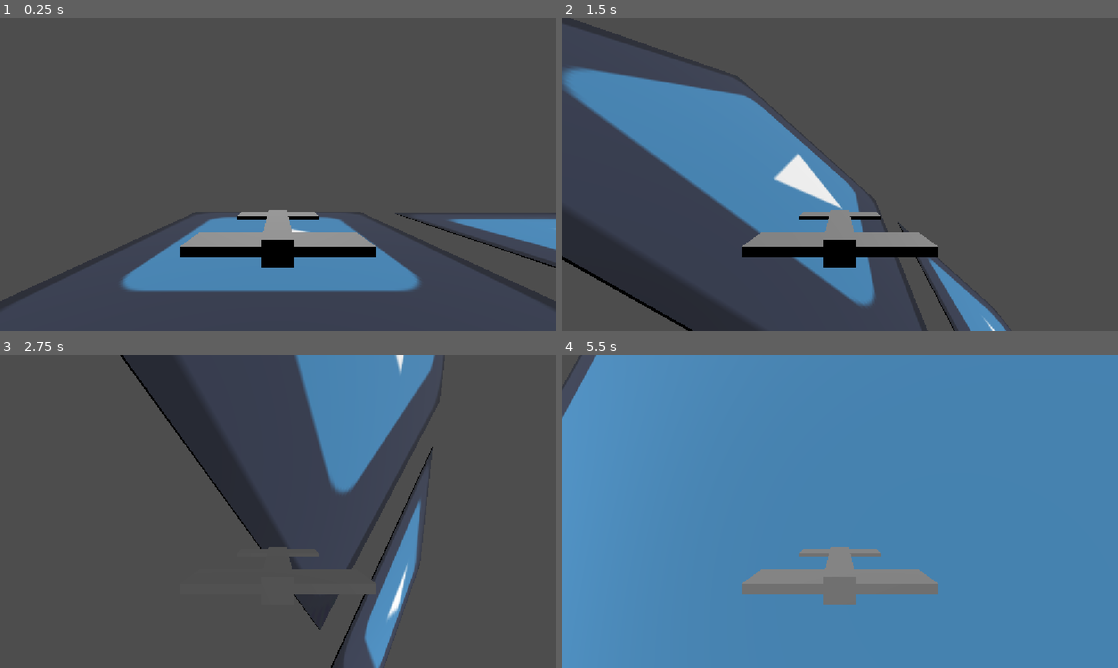
Above: before the commit, frames 1-4 (two rows, left to right).
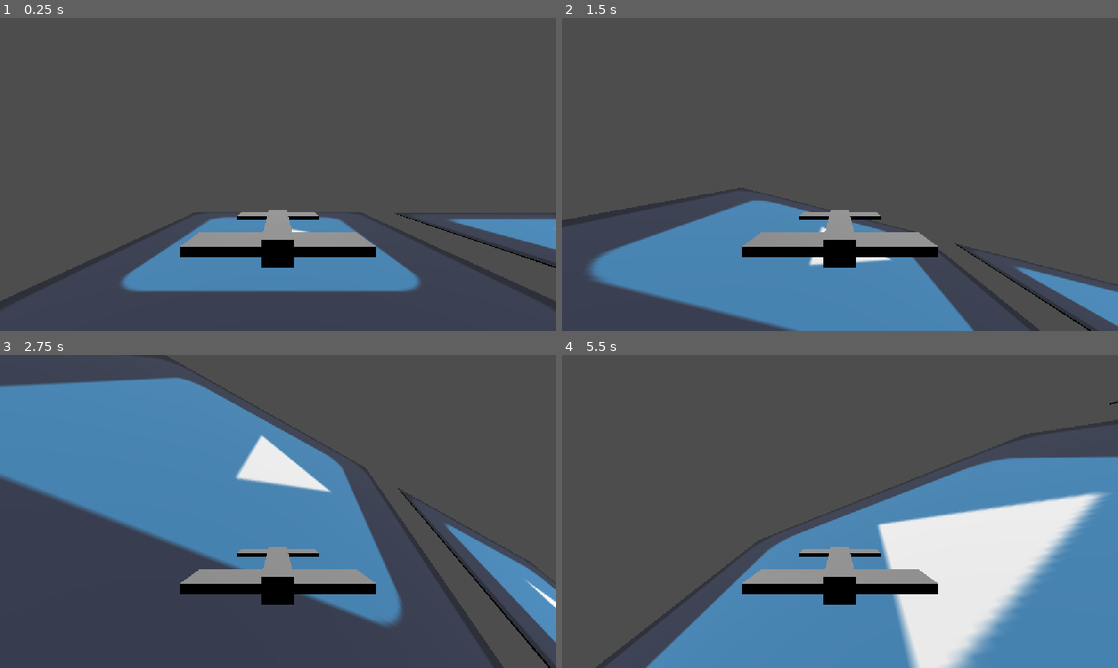
Above: after the commit, the same moments.

Repository: keidukebergman/FunkyDeliveryGame
Game: Godot game, scene res://scene/levels/test.tscn
Same seed, same stepped clock (60 frames per second), same inputs: the game is played once before the commit and once after it. The engine's default icon, where the game draws it, is replaced by a stand-in: a white triangle on a blue panel in a dark square.
Inputs:
- Up to frame 1 (0.25 s): no input
- Up to frame 2 (1.5 s): hold D (roll_right) 0.53-1.28 s; hold W (pitch_down) from 1.28 s (still down)
- Up to frame 3 (2.75 s): release W (pitch_down) at 2.03 s; hold D (roll_right) from 2.03 s (still down)
- Up to frame 4 (5.5 s): release D (roll_right) at 2.78 s; hold S (pitch_up) 2.78-3.53 s; hold A (roll_left) 3.53-5.03 s; hold W (pitch_down) from 5.03 s (still down)

The runs differ from the first frame. In frame 1, less than 0.1% of the frame differs, in the area x 71-72%, y 62-63%; in frame 2, 31%; in frame 3, 44%; in frame 4, 73%, in the area x 0-100%, y 0-100%.

Commit message:
Feat: Make a bad approximation of physics

Diff:
--- a/scene/instantiable/player/aircraft_controller.gd
+++ b/scene/instantiable/player/aircraft_controller.gd
@@ -12,11 +12,17 @@
 
 @export_group("Rotation Speeds")
 @export var pitch_speed: float = 1.5
+@export var pitch_inertia: float = 1.2
 @export var roll_speed: float = 2.5
+@export var roll_inertia: float = 1.2
 @export var yaw_speed: float = 0.75
+@export var yaw_inertia: float = 1.1
+
+@export var current_pitch_speed = 0
+@export var current_roll_speed = 0
+@export var current_yaw_speed = 0
 
 var current_speed: float = 30.0
-
 func _physics_process(delta: float) -> void:
 	handle_rotation(delta)
 	calculate_flight_physics(delta)
@@ -35,17 +41,7 @@
 	var throttle_input = Input.get_axis("throttle_down", "throttle_up")
 	var acceleration = throttle_input * engine_power
 
-	var pitch_acceleration = -pitch_attitude * gravity_pull
-
-	if pitch_attitude > 0:
-		pitch_acceleration *= climb_penalty_mult
-
-	var total_acceleration = acceleration + pitch_acceleration - base_drag
-	current_speed += total_acceleration * delta
-
 	var dynamic_max_speed = max_level_speed
-	if pitch_attitude < 0:
-		dynamic_max_speed = lerp(max_level_speed, absolute_max_speed, -pitch_attitude)
 
 	current_speed = clamp(current_speed, min_speed, dynamic_max_speed)
 
@@ -54,6 +50,10 @@
 	var roll_input = Input.get_axis("roll_right", "roll_left")
 	var yaw_input = Input.get_axis("yaw_right", "yaw_left")
 
-	rotate_object_local(Vector3.RIGHT, pitch_input * pitch_speed * delta)
-	rotate_object_local(Vector3.FORWARD, roll_input * roll_speed * delta)
-	rotate_object_local(Vector3.UP, yaw_input * yaw_speed * delta)
+	current_pitch_speed = move_toward(current_pitch_speed, pitch_input*pitch_speed, delta*pitch_inertia);
+	current_roll_speed = move_toward(current_roll_speed, roll_input*roll_speed, delta*roll_inertia);
+	current_yaw_speed = move_toward(current_yaw_speed, yaw_input*yaw_speed, delta*yaw_inertia);
+
+	rotate_object_local(Vector3.RIGHT, current_pitch_speed * pitch_speed * delta)
+	rotate_object_local(Vector3.FORWARD, current_roll_speed * roll_speed * delta)
+	rotate_object_local(Vector3.UP, current_yaw_speed * yaw_speed * delta)
--- a/scene/levels/test.tscn
+++ b/scene/levels/test.tscn
@@ -13,6 +13,11 @@
 
 [node name="Node3D" parent="." unique_id=560182011 instance=ExtResource("1_kn7c7")]
 transform = Transform3D(1, 0, 0, 0, 1, 0, 0, 0, 1, 0, 20.077324, -132.20721)
+min_speed = 1.0
+pitch_speed = 0.9
+roll_inertia = 0.6
+yaw_speed = 0.7
+yaw_inertia = 1.2
 
 [node name="CSGBox3D" type="CSGBox3D" parent="." unique_id=1795659489]
 transform = Transform3D(1, 0, 0, 0, 1, 0, 0, 0, 1, 0, -2.4971457, 0)
